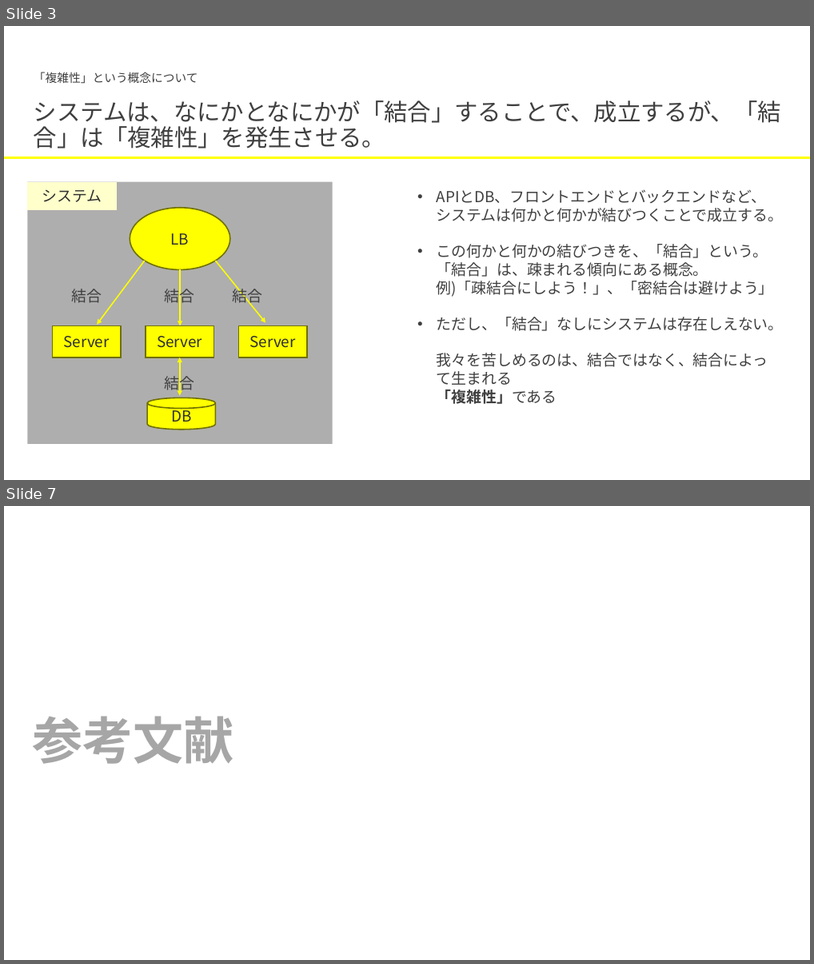
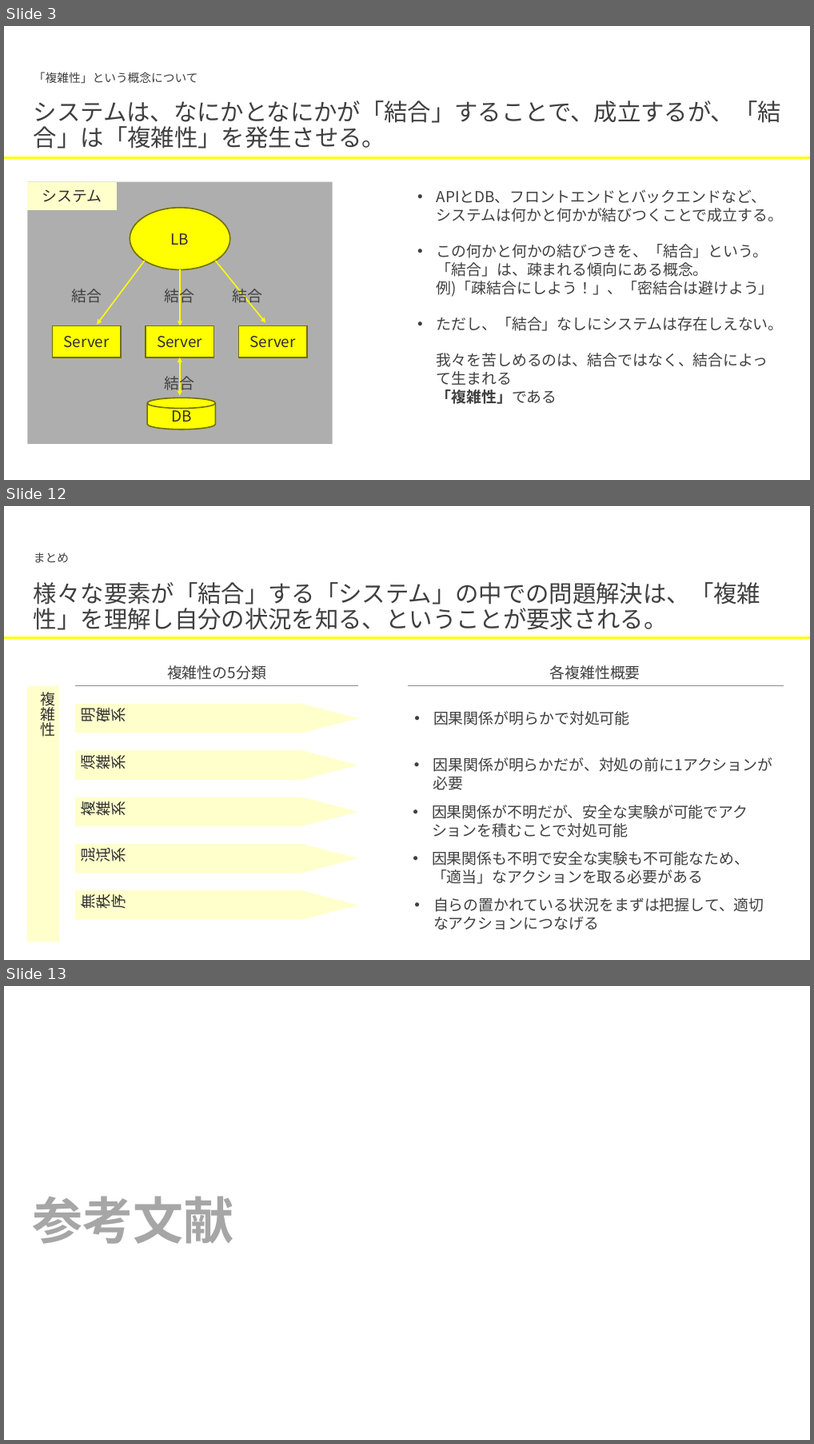
Before and after one commit to hiroki-pixel/tech_it_output_for_LT, a slide deck: Design/複雑性_5分類とそれぞれで可能な対処について.pptx. Shown one above the other, each under a label of ours: slides 3 and 7 before the commit, slides 3, 12 and 13 after it; the slides between them are not shown. The pictures are 814x964 and 814x1444 pixels, drawn with LibreOffice and Linux fonts; fonts in the diff are those of the drawing. Boxes give left, top, right and bottom in pixels: in the first picture for what was removed or moved away, otherwise in the second. Text is boxed around its words. In the diff, an @@ line names an element or a change of style, - is before the commit and + after.

Commit message:
fix slide

```diff
--- a/Design/複雑性_5分類とそれぞれで可能な対処について.pptx
+++ b/Design/複雑性_5分類とそれぞれで可能な対処について.pptx
@@ slide 12 added at [4,506,810,960], background #FFFFFF @@
@@ text added at [34,552,69,563], 14 pt, text #3F3F3F @@
+まとめ
@@ text added at [34,582,761,630], 28 pt, text #3F3F3F @@
+様々な要素が「結合」する「システム」の中での問題解決は、「複雑性」を理解し自分の状況を知る、ということが要求される。
@@ line added from (4, 638) to (810, 638), #FFFF00 3 pt @@
@@ text added at [167,665,266,680], 18 pt, text #3F3F3F @@
+複雑性の5分類
@@ text added at [550,665,640,680], 18 pt, text #3F3F3F @@
+各複雑性概要
@@ rectangle added at [27,686,59,941], fill #FFFFCC, 18 pt, text #2F2F2F @@
+複雑性
@@ line added from (75, 686) to (358, 686), #8C8C8C 1.5 pt @@
@@ line added from (408, 686) to (784, 686), #8C8C8C 1.5 pt @@
@@ flow chart offpage connector added at [75,704,359,732], fill #FFFFCC, 18 pt, text #2F2F2F @@
+明確系
@@ text added at [434,711,630,725], 18 pt, text #3F3F3F @@
+• 因果関係が明らかで対処可能
@@ flow chart offpage connector added at [75,751,359,780], fill #FFFFCC, 18 pt, text #2F2F2F @@
+煩雑系
@@ text added at [434,757,774,772], 18 pt, text #3F3F3F @@
+• 因果関係が明らかだが、対処の前に1アクションが必要
@@ flow chart offpage connector added at [75,797,359,826], fill #FFFFCC, 18 pt, text #2F2F2F @@
+複雑系
@@ text added at [432,804,749,837], 18 pt, text #3F3F3F @@
+• 因果関係が不明だが、安全な実験が可能でアクションを積むことで対処可能
@@ flow chart offpage connector added at [75,844,359,873], fill #FFFFCC, 18 pt, text #2F2F2F @@
+混沌系
@@ text added at [432,851,750,884], 18 pt, text #3F3F3F @@
+• 因果関係も不明で安全な実験も不可能なため、「適当」なアクションを取る必要がある
@@ flow chart offpage connector added at [75,891,359,920], fill #FFFFCC, 18 pt, text #2F2F2F @@
+無秩序
@@ text added at [434,897,765,929], 18 pt, text #3F3F3F @@
+• 自らの置かれている状況をまずは把握して、適切なアクションにつなげる
@@ what was slide 7 is now slide 13 @@
```
Also in this commit, not shown: 8 other slides added, 20 slides removed.
